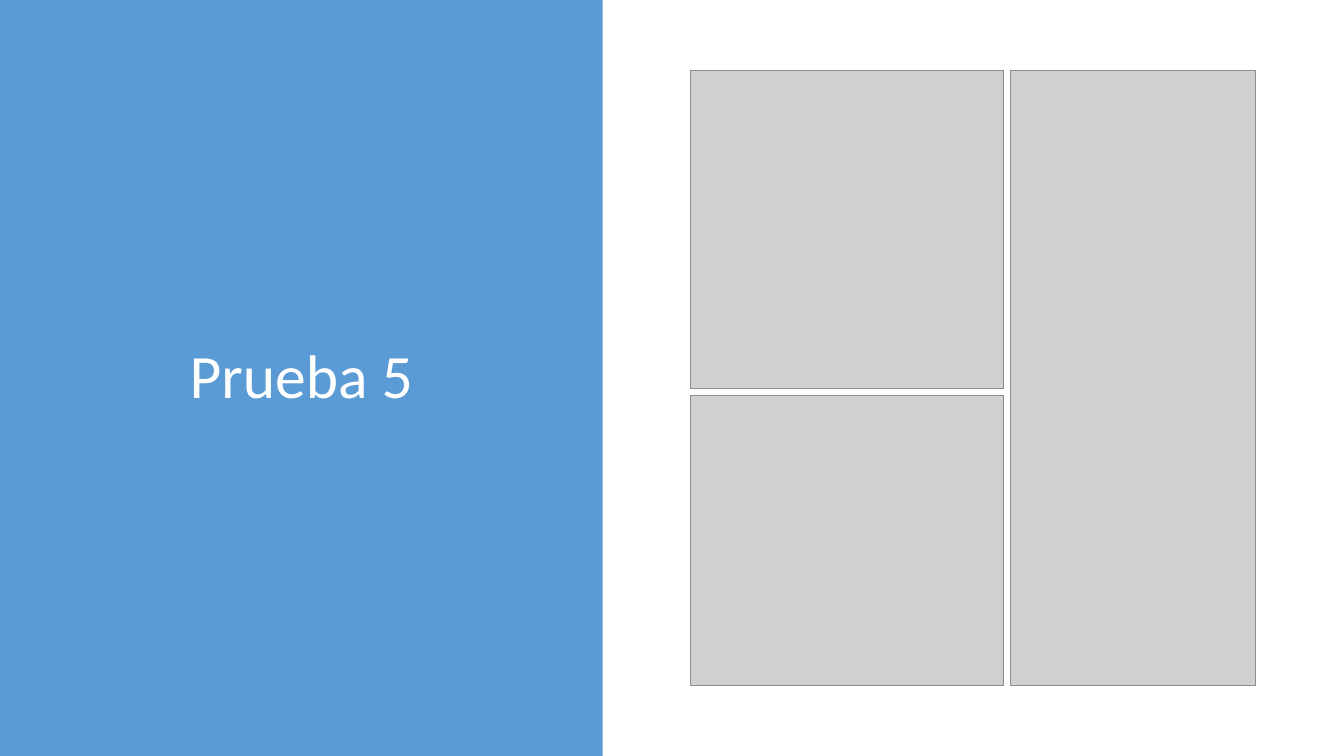
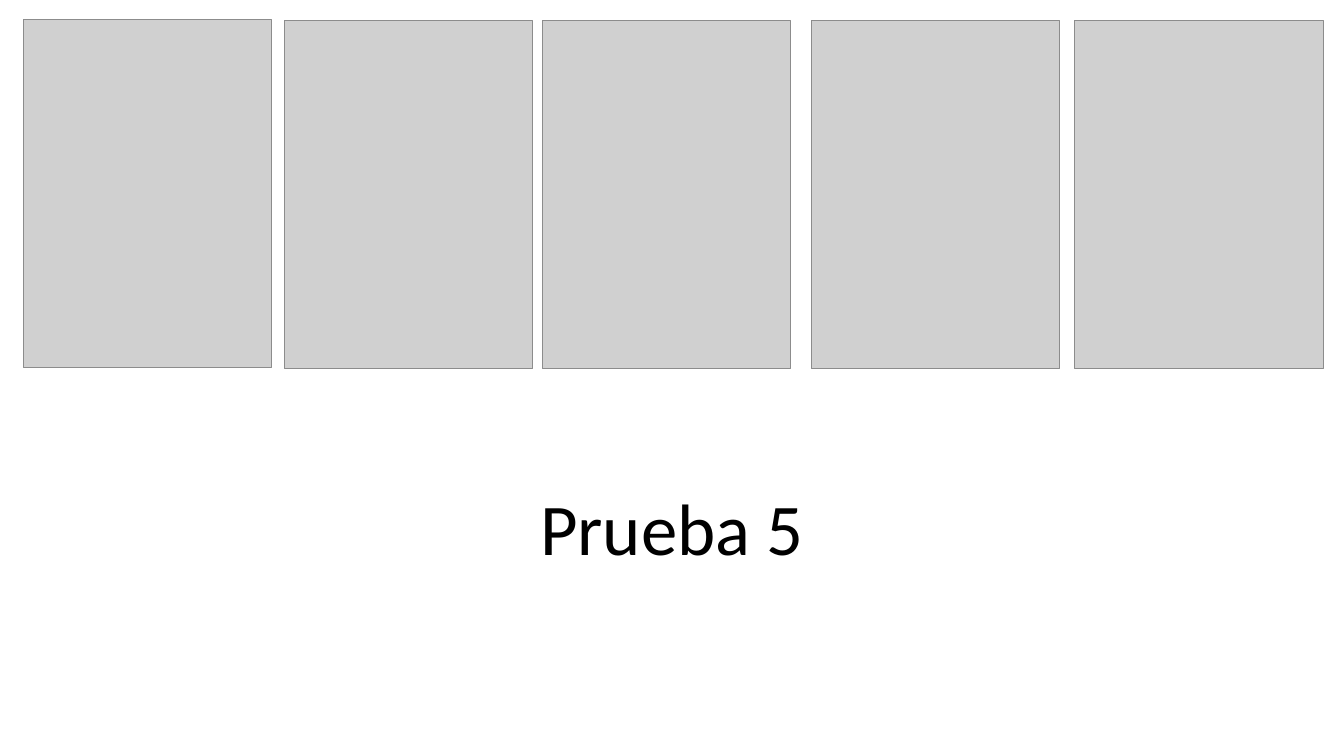
Before and after one commit to jcontrolresearch/DataStructure, a slide deck: slide 6 of Tasks/Uziel_Lopez/One_pager_ListaUA.pptx. Drawn at 1344x756 pixels with LibreOffice and Linux fonts; fonts in the diff are those of the drawing; grey boxes stand for pictures. Boxes give left, top, right and bottom in pixels: in the first picture for what was removed or moved away, otherwise in the second. Text is boxed around its words. In the diff, an @@ line names an element or a change of style, - is before the commit and + after.

```diff
--- a/Tasks/Uziel_Lopez/One_pager_ListaUA.pptx
+++ b/Tasks/Uziel_Lopez/One_pager_ListaUA.pptx
@@ rectangle removed at (0, 0, 603, 756) @@
@@ picture: place and size @@
-picture at (691, 71, 1004, 388)
+picture at (23, 20, 272, 368)
@@ picture: place and size @@
-picture at (691, 396, 1004, 686)
+picture at (284, 21, 533, 369)
@@ picture added at (542, 21, 791, 369) @@
@@ picture added at (812, 21, 1061, 369) @@
@@ picture added at (1075, 21, 1324, 369) @@
@@ picture removed at (1011, 71, 1256, 686) @@
@@ title "Prueba 5": place and size @@
-title "Prueba 5" at (190, 355, 413, 399)
+title "Prueba 5" at (540, 504, 804, 556)
@@ title "Prueba 5" at (540, 504, 804, 556): size 44 to 52 pt, text colour #FFFFFF to #000000 @@
```
Also in this commit, not shown: 2 other slides changed.
